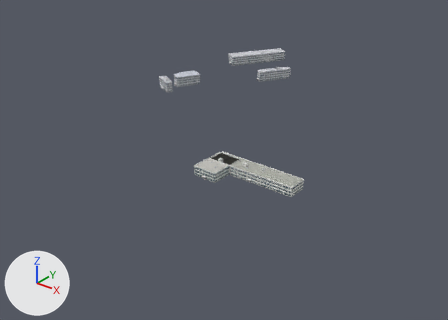
A saved change to the glTF model public/models/generic/1_0.glb.
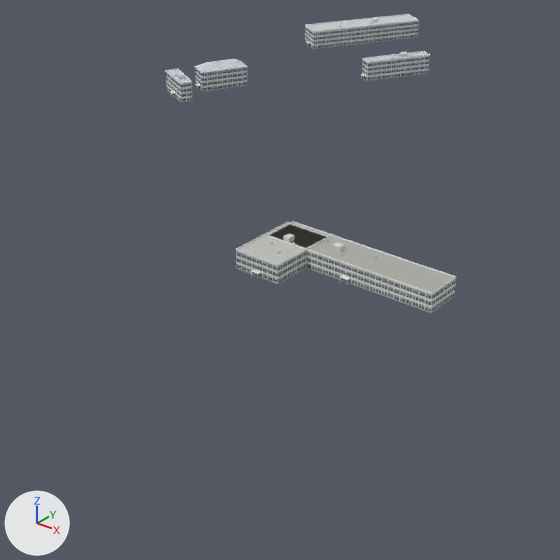
Each version is shown whole from a 50 mm lens placed at (510.0, -595.0, 320.0), pointed at (57.0, -29.0, -31.0), then close up on the part from 17% to 79% of the width and 13% to 100% of the height. Lighting does not change. The marker at lower left points along +X, +Y and +Z. The last two pictures show the newer version.

Names of what the first close-up shows: '1425270042', '1425270043', '1425270044', '1425270045', 'manual-25', 'manual-26'.
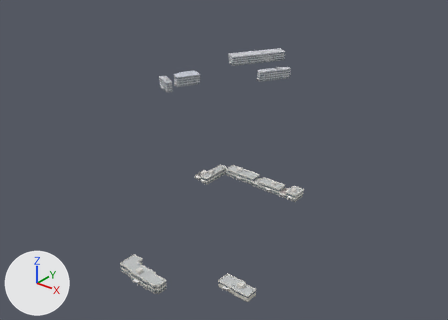
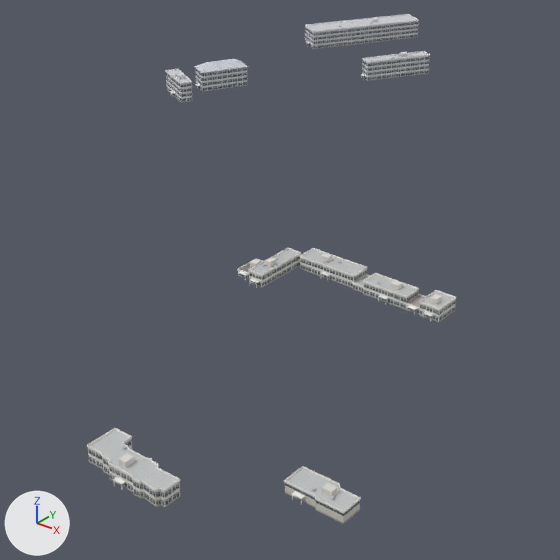
What changed in the scene script:
```text
Add mat_gen_hall_t:
    mat_gen_hall_t = bpy.data.materials.new('gen_hall_t')
    # uses the picture img_gen_hall
    # uses the picture img_gen_hall_n
Remove ob_manual_25:
    ob_manual_25 = bpy.data.objects.new('manual-25', me_manual_25)
Remove ob_manual_26:
    ob_manual_26 = bpy.data.objects.new('manual-26', me_manual_26)
Add ob_scan_bjfw:
    ob_scan_bjfw = bpy.data.objects.new('scan-bjfw', me_scan_bjfw)  # 352 vertices, 502 faces; spans x -21.9..25.6, y -9.4..12.0, z 0.0..11.0
    ob_scan_bjfw.location = (186.7, -302.3, 0.0)
Add ob_scan_051:
    ob_scan_051 = bpy.data.objects.new('scan-051', me_scan_051)  # 128 vertices, 170 faces; spans x -15.5..16.0, y -7.6..6.8, z 0.0..8.5
    ob_scan_051.location = (259.2, -265.1, 0.0)
Add ob_cwxj_wa:
    ob_cwxj_wa = bpy.data.objects.new('cwxj-wa', me_cwxj_wa)  # 76 vertices, 98 faces; spans x -5.0..5.0, y -10.0..8.0, z 0.0..6.4
    ob_cwxj_wa.location = (105.8, -128.0, 0.0)
Add ob_cwxj_bc:
    ob_cwxj_bc = bpy.data.objects.new('cwxj-bc', me_cwxj_bc)  # 60 vertices, 78 faces; spans x -4.55..4.55, y -8.2..6.25, z 0.0..4.3
    ob_cwxj_bc.location = (200.0, -104.0, 0.0)
Add ob_cwxj_ab:
    ob_cwxj_ab = bpy.data.objects.new('cwxj-ab', me_cwxj_ab)  # 36 vertices, 50 faces; spans x -4.2..4.2, y -6.25..6.25, z 0.0..4.3
    ob_cwxj_ab.location = (163.9, -103.0, 0.0)
Add ob_cwxj_c:
    ob_cwxj_c = bpy.data.objects.new('cwxj-c', me_cwxj_c)  # 92 vertices, 122 faces; spans x -6.3..6.3, y -10.0..8.0, z 0.0..10.4
    ob_cwxj_c.location = (210.3, -102.8, 0.0)
Add ob_cwxj_b:
    ob_cwxj_b = bpy.data.objects.new('cwxj-b', me_cwxj_b)  # 92 vertices, 122 faces; spans x -14.2..14.2, y -7.7..5.8, z 0.0..10.4
    ob_cwxj_b.location = (181.8, -104.5, 0.0)
Add ob_cwxj_w:
    ob_cwxj_w = bpy.data.objects.new('cwxj-w', me_cwxj_w)  # 108 vertices, 142 faces; spans x -4.8..4.8, y -19.1..17.2, z 0.0..10.4
    ob_cwxj_w.location = (116.1, -121.5, 0.0)
Add ob_cwxj_a:
    ob_cwxj_a = bpy.data.objects.new('cwxj-a', me_cwxj_a)  # 108 vertices, 142 faces; spans x -18.8..18.8, y -8.2..6.2, z 0.0..10.4
    ob_cwxj_a.location = (141.4, -102.0, 0.0)
```

Boxes [x1, y1, x2, y2] around the edits, measured in the close-ups (560 x 560 px):
'manual-25', deleted: before [267, 221, 456, 313]
'scan-bjfw', added: after [87, 428, 180, 507]
'manual-26', deleted: before [236, 222, 329, 284]
'scan-051', added: after [284, 466, 361, 524]
'cwxj-a', added: after [299, 248, 367, 288]
'cwxj-b', added: after [363, 273, 419, 310]
'cwxj-w', added: after [249, 248, 301, 288]
'cwxj-c', added: after [419, 290, 456, 322]
'cwxj-wa', added: after [237, 259, 263, 281]
'cwxj-bc', added: after [406, 294, 426, 315]
'cwxj-ab', added: after [352, 274, 370, 293]
